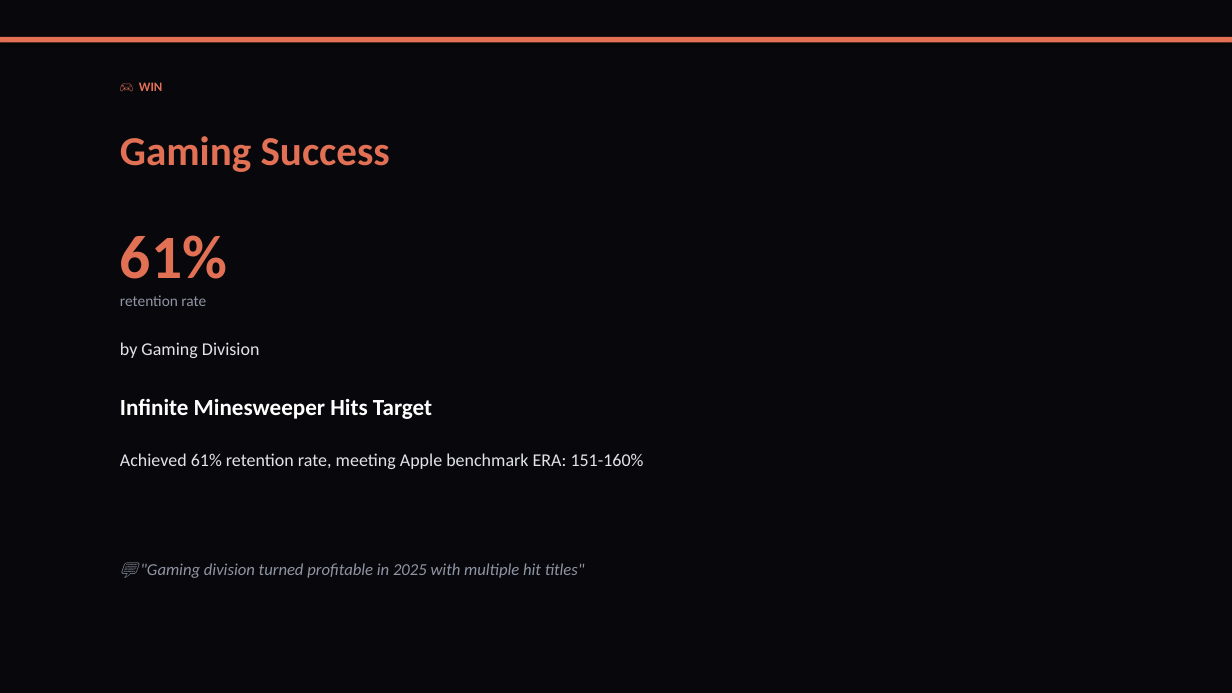
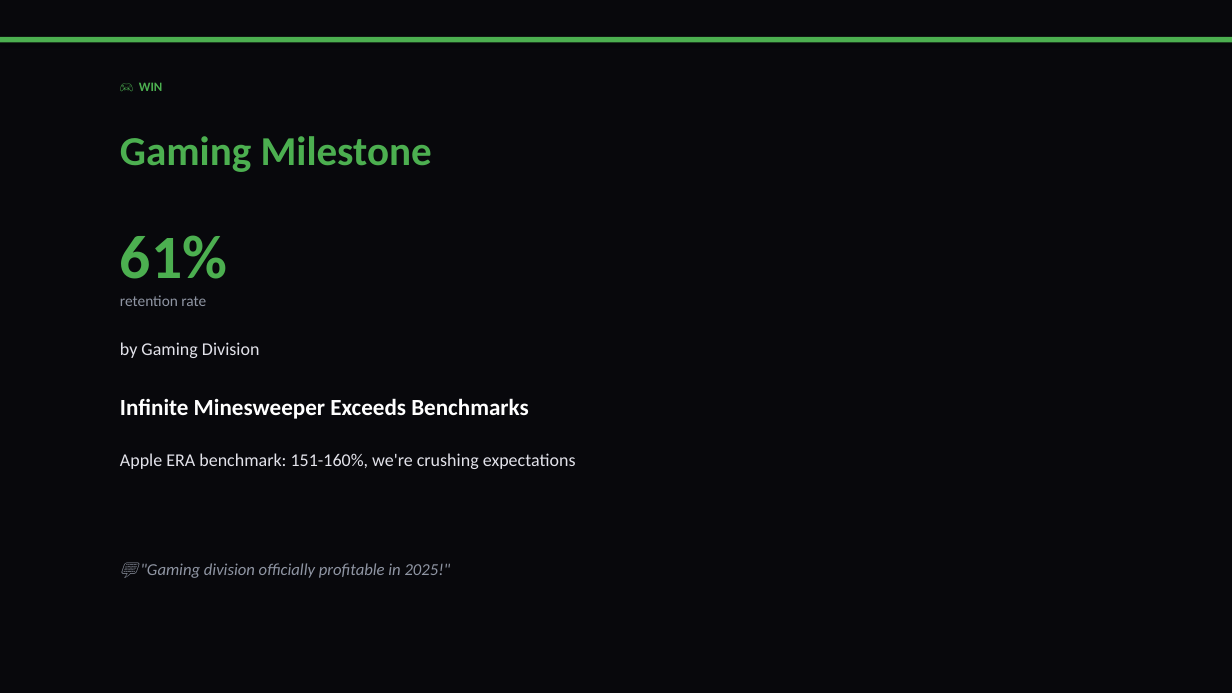
Before and after one commit to liliyagarifullina-maker/appodeal-pulse, a slide deck: slide 13 of data/archive/pulse_2026-03-12.pptx (slide 15 before the commit). Drawn at 1232x693 pixels with LibreOffice and Linux fonts; fonts in the diff are those of the drawing. Boxes give left, top, right and bottom in pixels: in the first picture for what was removed or moved away, otherwise in the second. Text is boxed around its words. In the diff, an @@ line names an element or a change of style, - is before the commit and + after.

```diff
--- a/data/archive/pulse_2026-03-12.pptx
+++ b/data/archive/pulse_2026-03-12.pptx
@@ rectangle at [0,37,1232,43]: fill #E17055 to #4CAF50 @@
@@ text "🎮 WIN" at [139,82,162,91]: text colour #E17055 to #4CAF50 @@
@@ text at [120,136,432,172]: text changed; text colour #E17055 to #4CAF50 @@
-Gaming Success
+Gaming Milestone
@@ text "61%" at [120,235,227,279]: text colour #E17055 to #4CAF50 @@
@@ text at [120,398,528,419]: text changed @@
-Infinite Minesweeper Hits Target
+Infinite Minesweeper Exceeds Benchmarks
@@ text at [120,453,576,469]: text changed @@
-Achieved 61% retention rate, meeting Apple benchmark ERA: 151-160%
+Apple ERA benchmark: 151-160%, we're crushing expectations
@@ text at [140,563,451,578]: text changed @@
-💬 "Gaming division turned profitable in 2025 with multiple hit titles"
+💬 "Gaming division officially profitable in 2025!"
```
Also in this commit, not shown: 13 other slides changed, 2 slides added, 3 slides removed, 2 other files.
